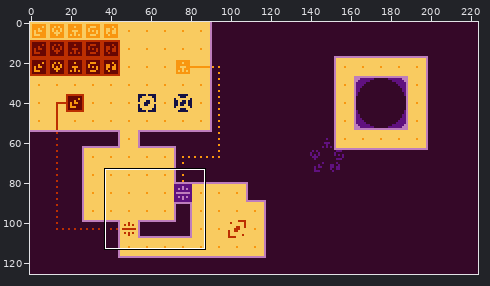
Edited in one commit: pixel-art file (assets/mockup.aseprite). Above: a wide view before the commit, with the close-up outlined.
Close-up. Before the edit:
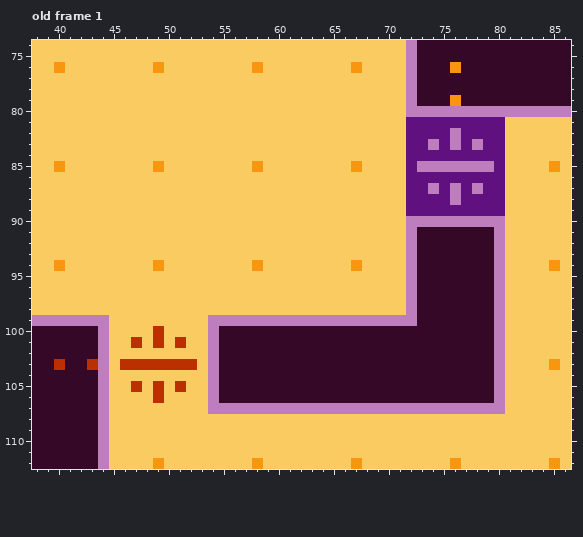
224x126 pixels, 81 frames. Shown: old frame 1: x 38..86, y 74..112. The commit also changed other frames or places, which this record leaves out.
Once edited:
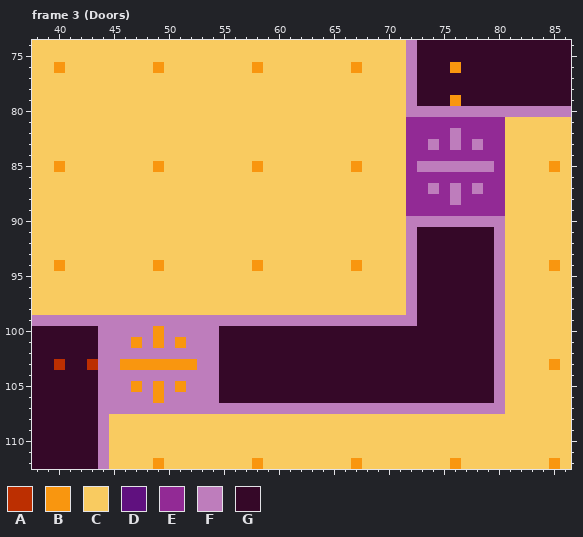
Palette (. is transparent): A #bc2f01  B #f9960f  C #f9cb60  D #60117f  E #922a95  F #be7dbc  G #350828
A new or re-ordered frame is compared with the old frame closest to it.
The commit says: Juice up doors
Diff:
frames 81 -> 85
Frame 3 (Doors) is new; against old frame 1, layer "Static":
Colour B replaces colour A in row 100 at x 49; in row 101 at x 47, 49 and 51; in row 103 at x 46 to 52; in row 105 at x 47, 49 and 51; in row 106 at x 49.
Colour E replaces colour D in row 81 at x 72 to 80; in row 82 at x 72 to 75 and 77 to 80; in row 83 at x 72 to 73, 75, 77 and 79 to 80; in row 84 at x 72 to 80; in row 85 at x 72 and 80; in row 86 at x 72 to 80.
Colour E replaces colour D in row 87 at x 72 to 73, 75, 77 and 79 to 80; in row 88 at x 72 to 75 and 77 to 80; in row 89 at x 72 to 80.
Colour F replaces colour C in row 99 at x 45 to 53; in row 100 at x 45 to 48 and 50 to 53; in row 101 at x 45 to 46, 48, 50 and 52 to 53; in row 102 at x 45 to 53; in row 103 at x 45 and 53; in row 104 at x 45 to 53.
Colour F replaces colour C in row 105 at x 45 to 46, 48, 50 and 52 to 53; in row 106 at x 45 to 48 and 50 to 53; in row 107 at x 45 to 53.
Where, in picture pixels (left, top, right, bottom), the same in both close-ups:
changed: (406, 117, 505, 216)
changed: (109, 315, 208, 414)
